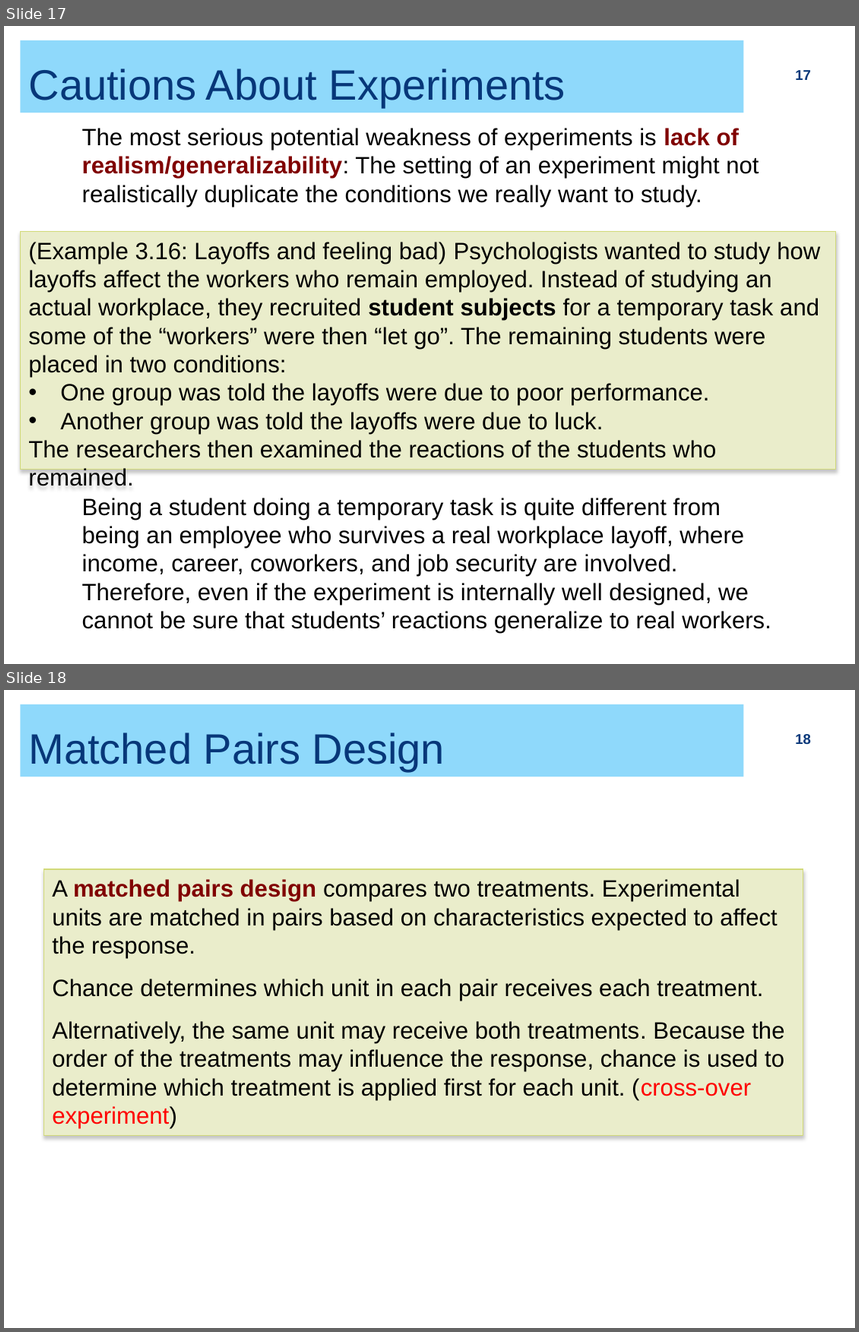
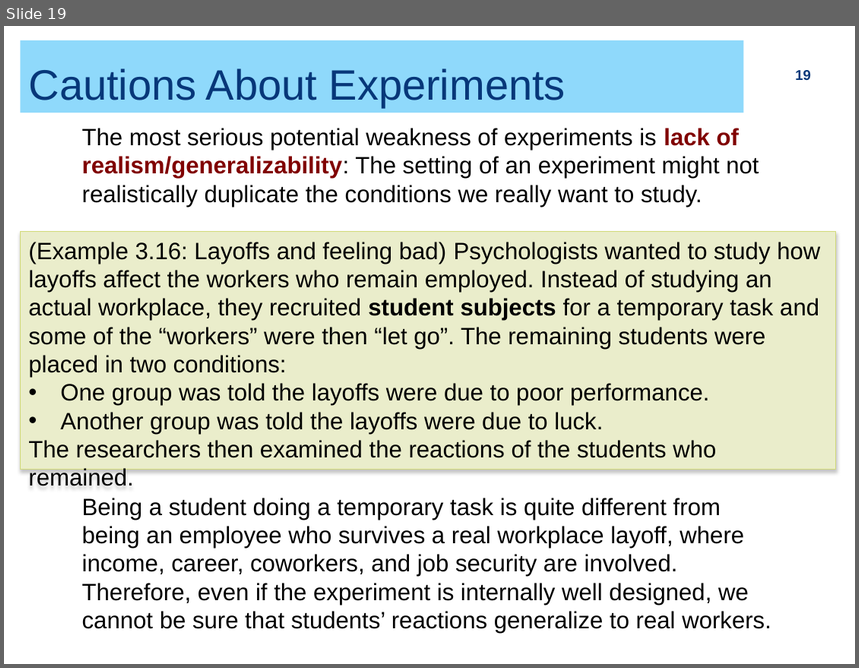
Before and after one commit to ZhiyangGeeZhou/ZhiyangGeeZhou.github.io, a slide deck: attach/UWM/UWM_PH702_2026Fall_Part04.pptx. Shown one above the other, each under a label of ours: slides 17 and 18 before the commit, slide 19 after it. The pictures are 859x1332 and 859x668 pixels, drawn with LibreOffice and Linux fonts; fonts in the diff are those of the drawing. Boxes give left, top, right and bottom in pixels: in the first picture for what was removed or moved away, otherwise in the second. Text is boxed around its words. In the diff, an @@ line names an element or a change of style, - is before the commit and + after.

```diff
--- a/attach/UWM/UWM_PH702_2026Fall_Part04.pptx
+++ b/attach/UWM/UWM_PH702_2026Fall_Part04.pptx
@@ slide 18 removed at [4, 690, 855, 1328], background #FFFFFF @@
@@ title removed at [20, 704, 743, 777] @@
-Matched Pairs Design
@@ page number removed at [795, 734, 811, 744] @@
-18
@@ rectangle removed at [44, 869, 804, 1136] @@
-A matched pairs design compares two treatments. Experimental units are matched in pairs based on characteristics expected to affect the response.
-Chance determines which unit in each pair receives each treatment.
-Alternatively, the same unit may receive both treatments. Because the order of the treatments may influence the response, chance is used to determine which treatment is applied first for each unit. (cross-over experiment)
@@ what was slide 17 is now slide 19 @@
@@ page number at [795, 70, 811, 80]: text changed @@
-17
+19
```
Also in this commit, not shown: 10 slides changed, 1 slide added.
